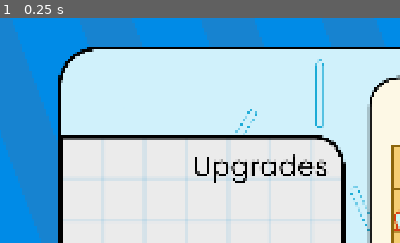
Above: before the commit, frame 1.
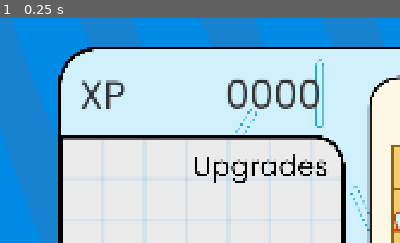
Above: after the commit, the same moment.

Repository: lorentealberto/BureaucracyProject
Game: Godot game, scene res://scenes/main.tscn
The game is run twice, just before and just after one commit, with the same random seed, the same clock (stepped at 60 frames per second) and the same inputs.
Inputs:
- Up to frame 1 (0.25 s): no input
The pictures show only the part of the screen within x 4-54%, y 0-50%; the shares and areas given below are measured in that part.

The runs differ from the first frame. In frame 1, 2.0% of the frame differs, in the area x 20-80%, y 26-41%.
Error before the commit: Invalid access to property or key 'job_done' on a base object of type 'Nil'. (res://autoloads/game_data.gd:8)
Error after the commit: Invalid access to property or key 'upgrades_list' on a base object of type 'Nil'. (res://scripts/gameplay/upgrades_list.gd:8)

Commit message:
Created label for showing owned xp points

Diff:
--- a/autoloads/game_data.gd
+++ b/autoloads/game_data.gd
@@ -1,6 +1,6 @@
 extends Node
 
-var total_money: float = 0
+var total_money: int = 234234
 var meta_upgrades: Array[Array]
 
 
--- a/scenes/main.tscn
+++ b/scenes/main.tscn
@@ -2,6 +2,7 @@
 
 [ext_resource type="Texture2D" uid="uid://dmvwqmh0j0rxa" path="res://assets/graphics/first_background.png" id="1_eb6dy"]
 [ext_resource type="Texture2D" uid="uid://d03ndhiqdhkx0" path="res://assets/graphics/central_panel.png" id="2_jyhfs"]
+[ext_resource type="Script" uid="uid://ds1x7xdt4uv3v" path="res://scripts/gameplay/xp_points.gd" id="3_og1vs"]
 [ext_resource type="Texture2D" uid="uid://cpolx21xyfsag" path="res://assets/graphics/left_panel.png" id="3_tbgi4"]
 [ext_resource type="Texture2D" uid="uid://cl2e8as65mrrk" path="res://assets/graphics/right_panel/panel.png" id="4_muem4"]
 [ext_resource type="Theme" uid="uid://de2e0xv0xu1ui" path="res://assets/themes/main.tres" id="4_pm3ni"]
@@ -25,6 +26,8 @@
 [ext_resource type="Texture2D" uid="uid://dge4uomlkxuy2" path="res://assets/graphics/right_panel/desktop.png" id="17_0ld40"]
 [ext_resource type="Texture2D" uid="uid://4xrfknen600e" path="res://assets/graphics/hand.png" id="19_y6deb"]
 
+[sub_resource type="StyleBoxEmpty" id="StyleBoxEmpty_2wyq8"]
+
 [sub_resource type="CapsuleShape2D" id="CapsuleShape2D_0ld40"]
 radius = 19.0
 height = 114.0
@@ -95,6 +98,33 @@
 
 [node name="Layout" type="Node2D" parent="." unique_id=516062755]
 
+[node name="XPUI" type="CanvasLayer" parent="Layout" unique_id=443974864]
+
+[node name="XPPanel" type="PanelContainer" parent="Layout/XPUI" unique_id=551934620]
+anchors_preset = -1
+anchor_left = 0.134375
+anchor_top = 0.08981481
+anchor_right = 0.43697917
+anchor_bottom = 0.2537037
+theme = ExtResource("4_pm3ni")
+theme_override_styles/panel = SubResource("StyleBoxEmpty_2wyq8")
+metadata/_edit_use_anchors_ = true
+
+[node name="HBoxContainer" type="HBoxContainer" parent="Layout/XPUI/XPPanel" unique_id=786684369]
+layout_mode = 2
+
+[node name="Label" type="Label" parent="Layout/XPUI/XPPanel/HBoxContainer" unique_id=764213043]
+layout_mode = 2
+size_flags_horizontal = 3
+theme_override_font_sizes/font_size = 92
+text = "XP"
+
+[node name="XPPoints" type="Label" parent="Layout/XPUI/XPPanel/HBoxContainer" unique_id=1576824305]
+layout_mode = 2
+theme_override_font_sizes/font_size = 92
+text = "0000"
+script = ExtResource("3_og1vs")
+
 [node name="CentralPanel" type="Sprite2D" parent="Layout" unique_id=2137173474]
 position = Vector2(960, 540)
 texture = ExtResource("2_jyhfs")
--- /dev/null
+++ b/scripts/gameplay/xp_points.gd
@@ -0,0 +1,5 @@
+extends Label
+class_name XPPoints
+
+func _process(_delta: float) -> void:
+	text = str(GameData.total_money).pad_zeros(4)
